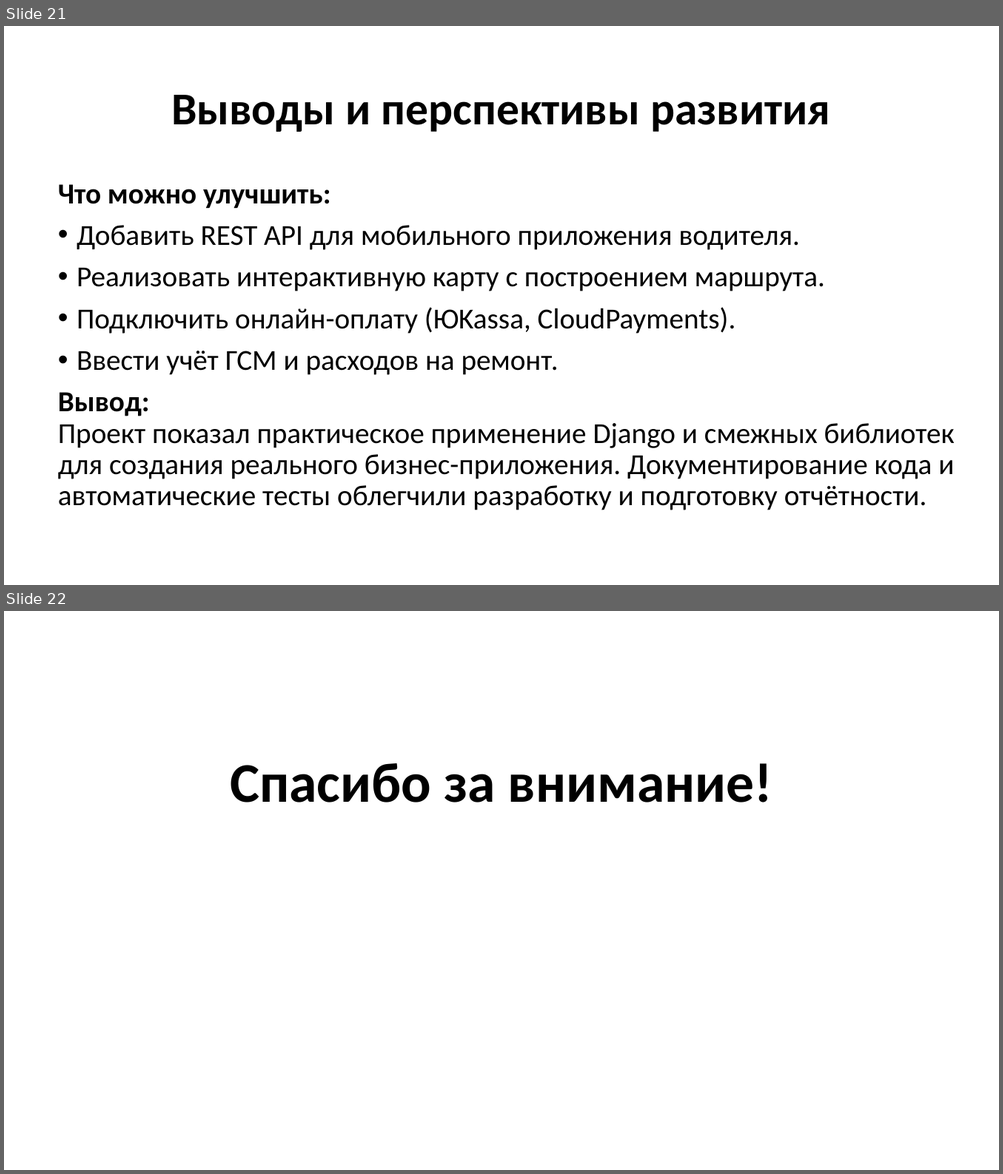
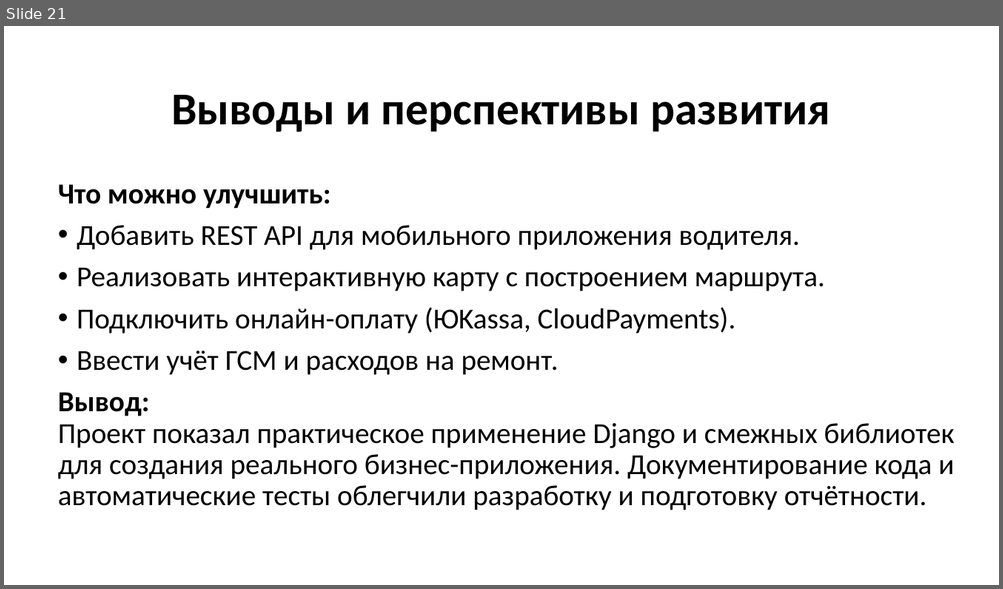
Before and after one commit to novovaytsk-dev/--------, a slide deck: CRM-система для службы грузоперевозок «TransportCRM».pptx. Shown one above the other, each under a label of ours: slides 21 and 22 before the commit, slide 21 after it. The pictures are 1003x1174 and 1003x589 pixels, drawn with LibreOffice and Linux fonts; fonts in the diff are those of the drawing. Boxes give left, top, right and bottom in pixels: in the first picture for what was removed or moved away, otherwise in the second. Text is boxed around its words. In the diff, an @@ line names an element or a change of style, - is before the commit and + after.

```diff
--- a/CRM-система для службы грузоперевозок «TransportCRM».pptx
+++ b/CRM-система для службы грузоперевозок «TransportCRM».pptx
@@ slide 22 removed at [4, 611, 999, 1170], background #FFFFFF @@
@@ text removed at [230, 763, 773, 803] @@
-Спасибо за внимание!
```
Also in this commit, not shown: 1 slide changed, 1 slide added.
